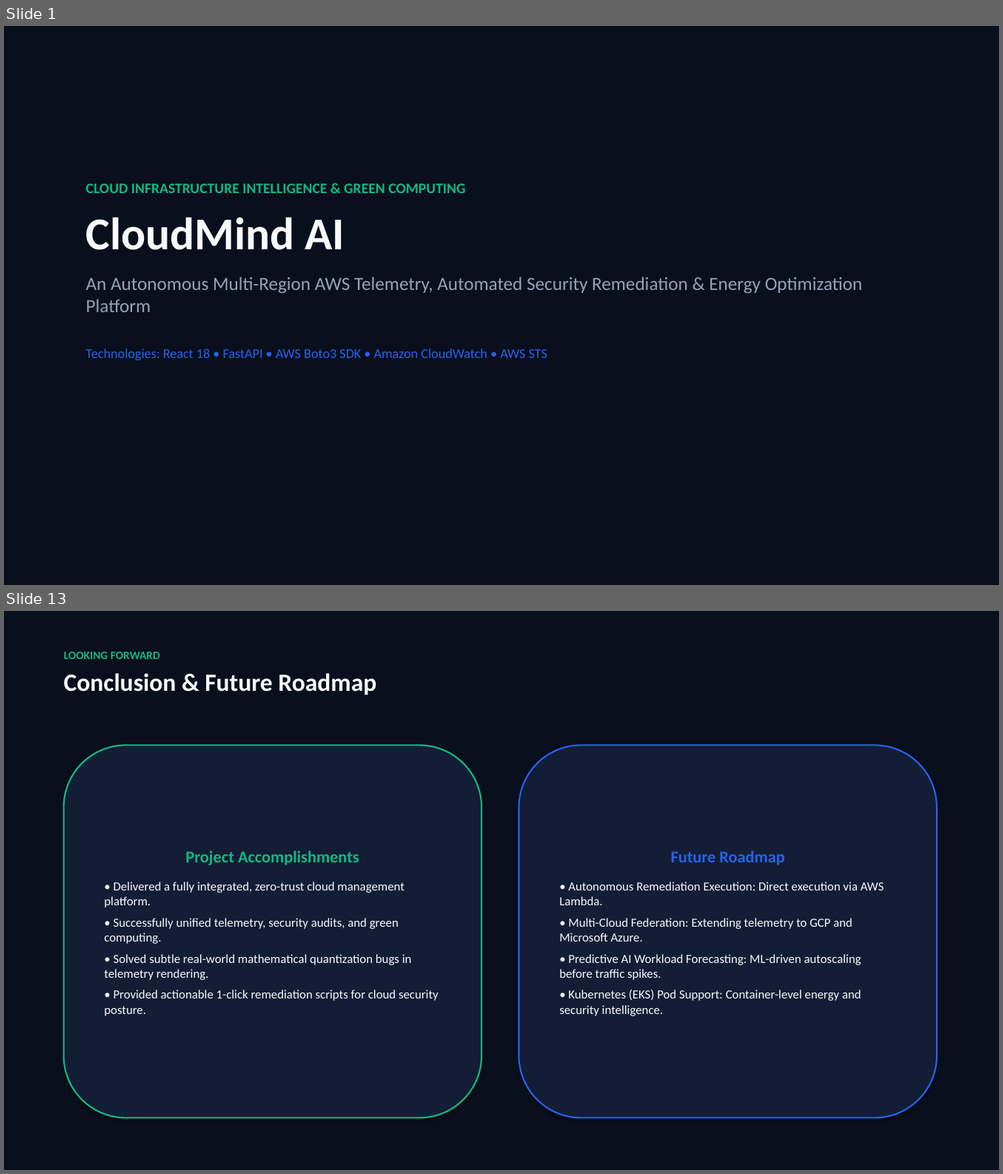
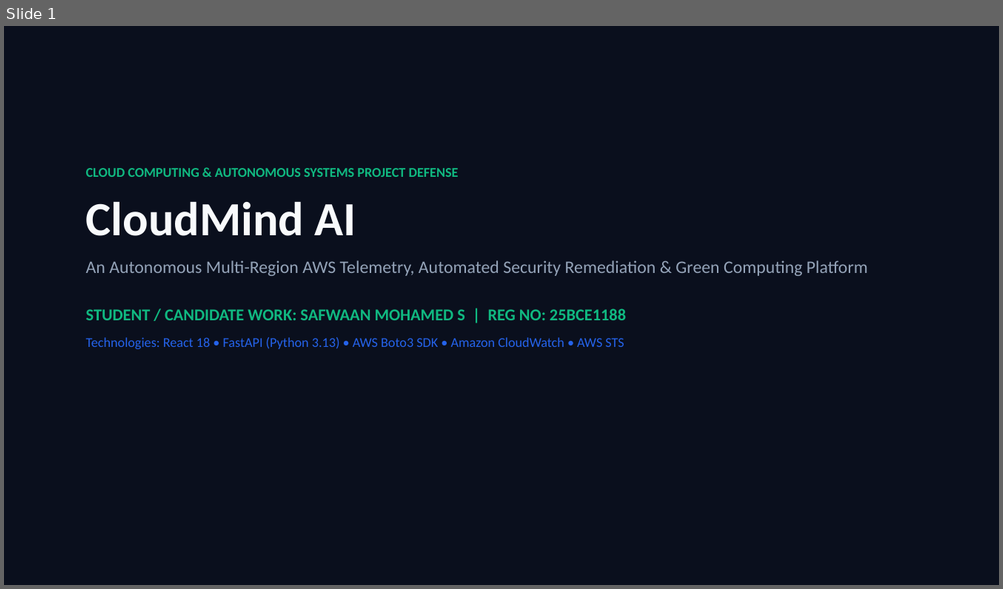
Before and after one commit to SMOS555/Cloudmind, a slide deck: CloudMind_AI_Project_Presentation.pptx. Shown one above the other, each under a label of ours: slides 1 and 13 before the commit, slide 1 after it; the slides between them are not shown. The pictures are 1003x1174 and 1003x589 pixels, drawn with LibreOffice and Linux fonts; fonts in the diff are those of the drawing. Boxes give left, top, right and bottom in pixels: in the first picture for what was removed or moved away, otherwise in the second. Text is boxed around its words. In the diff, an @@ line names an element or a change of style, - is before the commit and + after.

Commit message:
docs: update full work presentation with all 7 screenshots and candidate contributions

```diff
--- a/CloudMind_AI_Project_Presentation.pptx
+++ b/CloudMind_AI_Project_Presentation.pptx
@@ slide 13 removed at box(4, 611, 999, 1170), background #0A0F1D @@
@@ text removed at box(64, 652, 376, 695) @@
-LOOKING FORWARD
-Conclusion & Future Roadmap
@@ rounded rectangle removed at box(64, 745, 481, 1119) @@
-Project Accomplishments
-• Delivered a fully integrated, zero-trust cloud management platform.
-• Successfully unified telemetry, security audits, and green computing.
-• Solved subtle real-world mathematical quantization bugs in telemetry rendering.
-• Provided actionable 1-click remediation scripts for cloud security posture.
@@ rounded rectangle removed at box(519, 745, 936, 1119) @@
-Future Roadmap
-• Autonomous Remediation Execution: Direct execution via AWS Lambda.
-• Multi-Cloud Federation: Extending telemetry to GCP and Microsoft Azure.
-• Predictive AI Workload Forecasting: ML-driven autoscaling before traffic spikes.
-• Kubernetes (EKS) Pod Support: Container-level energy and security intelligence.
@@ slide 1 changed as well @@
@@ text "CLOUD COMPUTING & AUTONOMOUS SYSTEMS ...": place and size @@
-text "CLOUD COMPUTING & AUTONOMOUS SYSTEMS ..." at box(86, 184, 862, 360)
+text "CLOUD COMPUTING & AUTONOMOUS SYSTEMS ..." at box(86, 168, 868, 349)
@@ text at box(86, 168, 458, 177): text changed; size 14 to 13 pt @@
-CLOUD INFRASTRUCTURE INTELLIGENCE & GREEN COMPUTING
+CLOUD COMPUTING & AUTONOMOUS SYSTEMS PROJECT DEFENSE
@@ text at box(86, 201, 356, 236): size 44 to 46 pt in "CloudMind AI" @@
@@ text at box(86, 261, 868, 349): text changed; size 18 to 17 pt @@
-An Autonomous Multi-Region AWS Telemetry, Automated Security Remediation & Energy Optimization Platform
-Technologies: React 18 • FastAPI • AWS Boto3 SDK • Amazon CloudWatch • AWS STS
+An Autonomous Multi-Region AWS Telemetry, Automated Security Remediation & Green Computing Platform
+STUDENT / CANDIDATE WORK: SAFWAAN MOHAMED S | REG NO: 25BCE1188
+Technologies: React 18 • FastAPI (Python 3.13) • AWS Boto3 SDK • Amazon CloudWatch • AWS STS
```
Also in this commit, not shown: 7 other slides changed, 9 slides added, 5 other slides removed, 10 other files.
